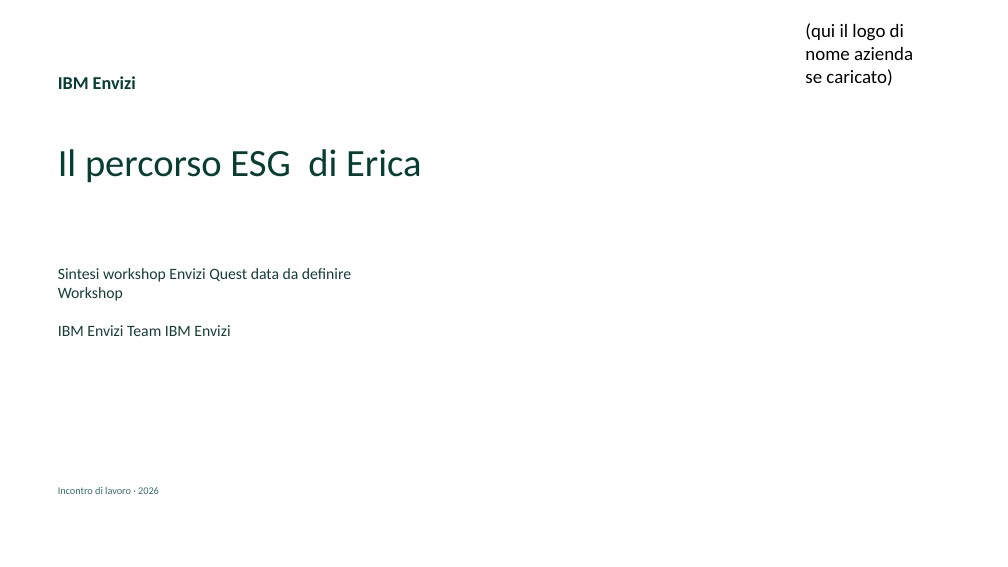
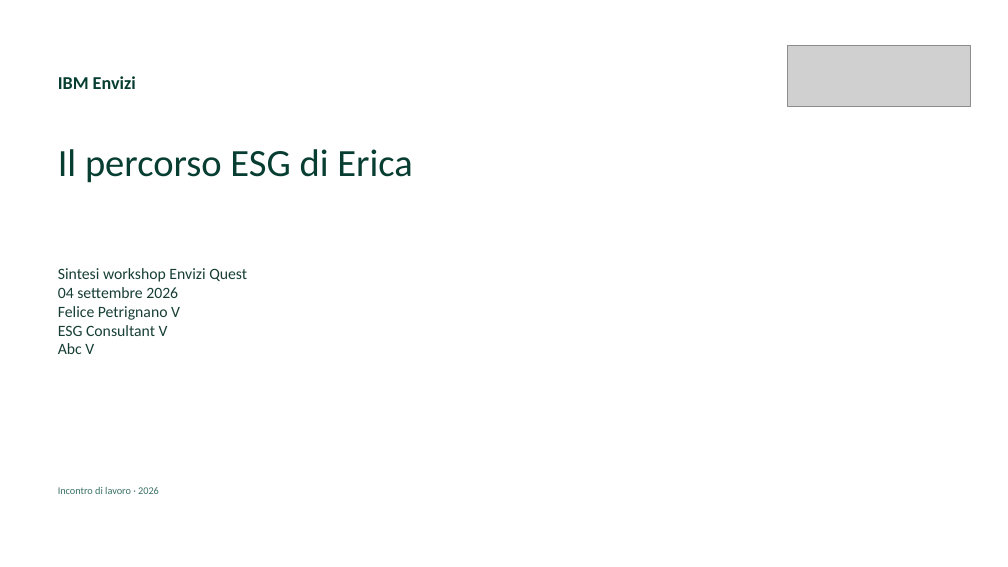
Before and after one commit to fpetrignano-lgtm/EnviziQuestV2, a slide deck: slide 1 of source/public/Envizi-Report-template.pptx. Drawn at 1008x567 pixels with LibreOffice and Linux fonts; fonts in the diff are those of the drawing; grey boxes stand for pictures; background and template pictures are left out. Boxes give left, top, right and bottom in pixels: in the first picture for what was removed or moved away, otherwise in the second. Text is boxed around its words. In the diff, an @@ line names an element or a change of style, - is before the commit and + after.

```diff
--- a/source/public/Envizi-Report-template.pptx
+++ b/source/public/Envizi-Report-template.pptx
@@ text removed at bbox=[805, 23, 913, 86] @@
-(qui il logo di nome azienda se caricato)
@@ picture added at bbox=[787, 45, 970, 107] @@
@@ text "Il percorso ESG di Erica" rewrapped from bbox=[58, 149, 422, 183] to bbox=[58, 149, 413, 183] @@
@@ text at bbox=[58, 268, 247, 354]: text changed @@
-Sintesi workshop Envizi Quest data da definire Workshop
-IBM Envizi Team IBM Envizi
+Sintesi workshop Envizi Quest
+04 settembre 2026
+Felice Petrignano V
+ESG Consultant V
+Abc V
```
Also in this commit, not shown: 6 slides added, 3 slides removed, 11 other files.
